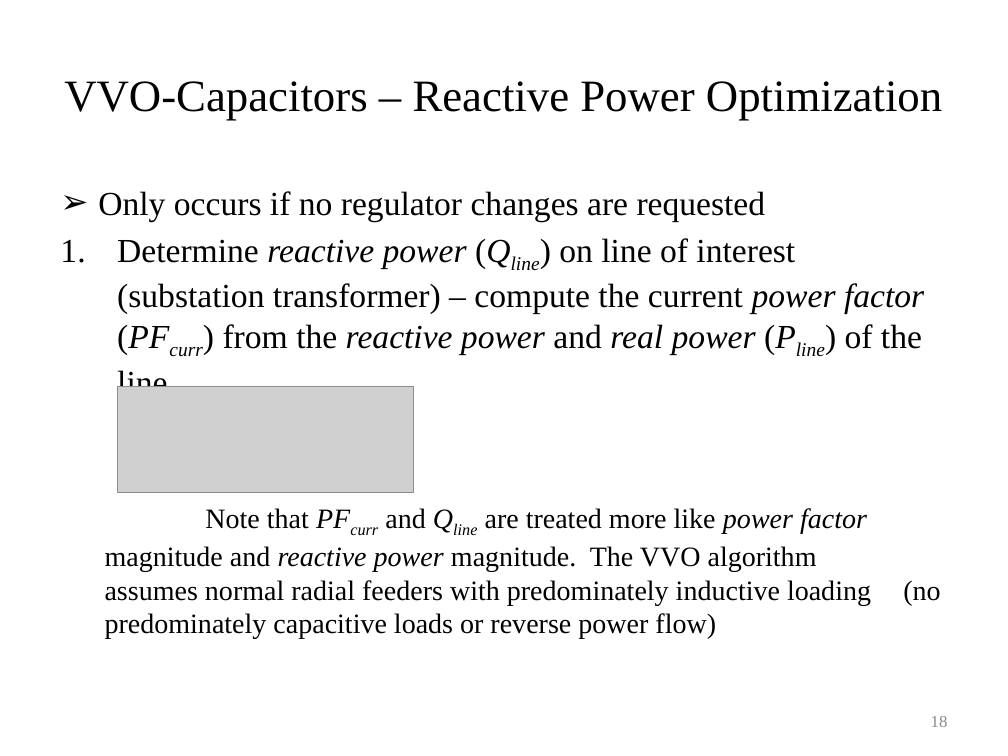
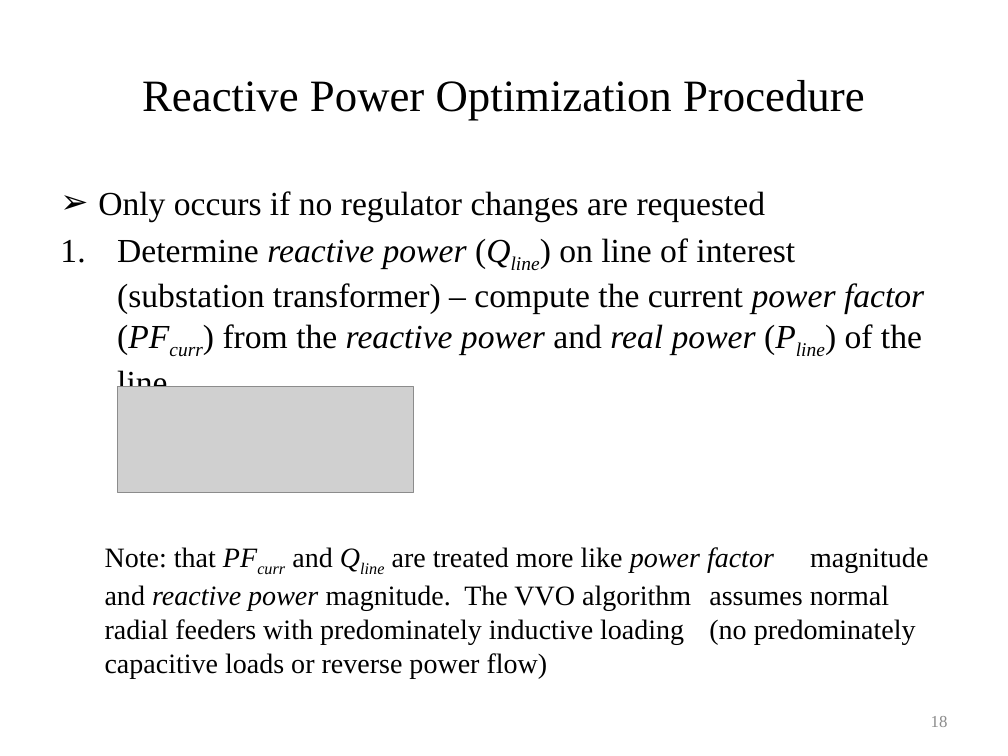
Before and after one commit to gridlab-d/course, a slide deck: slide 18 of University of Washington Class/Module 6 - Volt-VAR optimization.pptx. Drawn at 1008x756 pixels with LibreOffice and Linux fonts; fonts in the diff are those of the drawing; grey boxes stand for pictures. Boxes give left, top, right and bottom in pixels: in the first picture for what was removed or moved away, otherwise in the second. Text is boxed around its words. In the diff, an @@ line names an element or a change of style, - is before the commit and + after.

```diff
--- a/University of Washington Class/Module 6 - Volt-VAR optimization.pptx
+++ b/University of Washington Class/Module 6 - Volt-VAR optimization.pptx
@@ title at <box>142,80,865,120</box>: text changed @@
-VVO-Capacitors – Reactive Power Optimization
+Reactive Power Optimization Procedure
@@ text at <box>105,547,928,678</box>: text changed @@
-  Note that PFcurr and Qline are treated more like power factor magnitude and reactive power magnitude. The VVO algorithm assumes normal radial feeders with predominately inductive loading (no predominately capacitive loads or reverse power flow)
+  Note: that PFcurr and Qline are treated more like power factor magnitude and reactive power magnitude. The VVO algorithm assumes normal radial feeders with predominately inductive loading (no predominately capacitive loads or reverse power flow)
```
Also in this commit, not shown: 20 other slides changed, 7 slides added, 9 slides removed.
